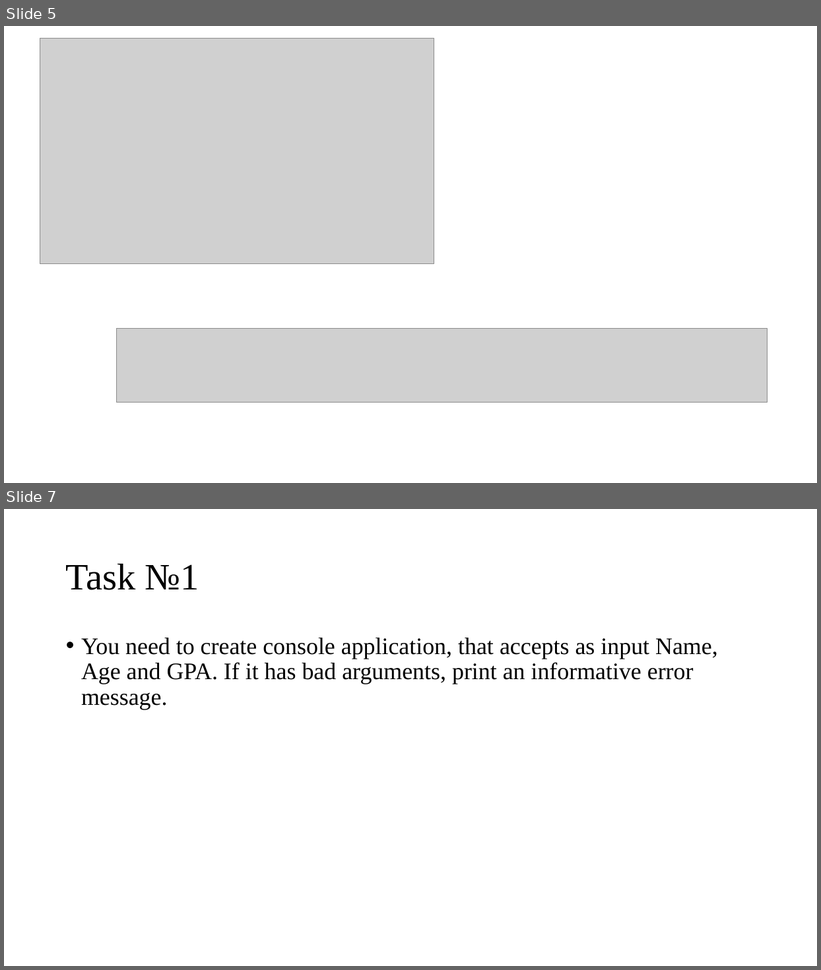
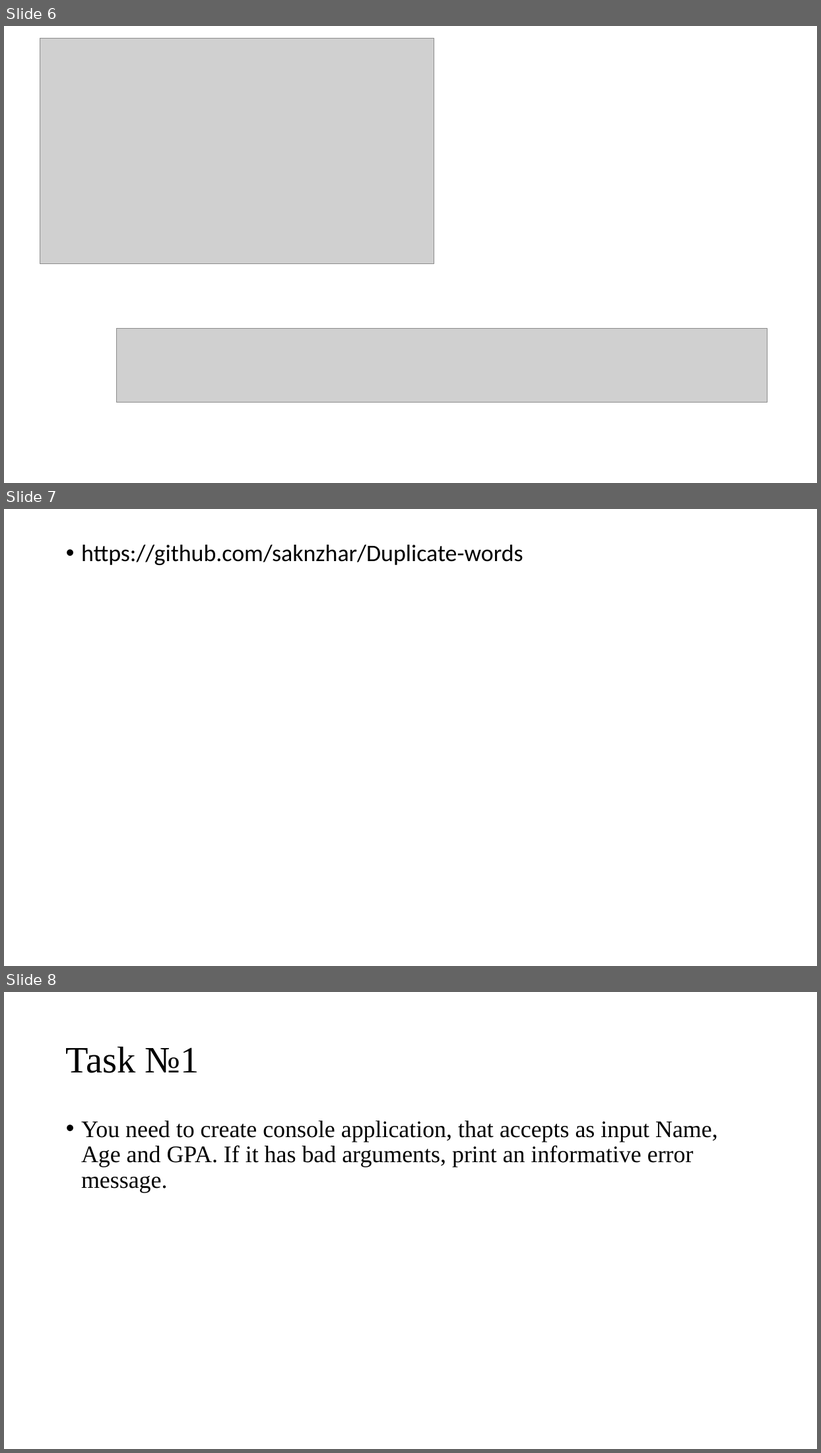
Before and after one commit to saknzhar/Duplicate-words, a slide deck: Excepsion.pptx. Shown one above the other, each under a label of ours: slides 5 and 7 before the commit, slides 6, 7 and 8 after it; the slides between them are not shown. The pictures are 821x970 and 821x1453 pixels, drawn with LibreOffice and Linux fonts; fonts in the diff are those of the drawing; grey boxes stand for pictures. Boxes give left, top, right and bottom in pixels: in the first picture for what was removed or moved away, otherwise in the second. Text is boxed around its words. In the diff, an @@ line names an element or a change of style, - is before the commit and + after.

Commit message:
updated presentation

```diff
--- a/Excepsion.pptx
+++ b/Excepsion.pptx
@@ slide 7 added at box(4, 509, 817, 966), background #FFFFFF @@
@@ text added at box(81, 545, 523, 565), 28 pt, text #000000 @@
+• https://github.com/saknzhar/Duplicate-words
@@ what was slide 5 is now slide 6 @@
@@ what was slide 7 is now slide 8 @@
```
Also in this commit, not shown: 1 other file.
